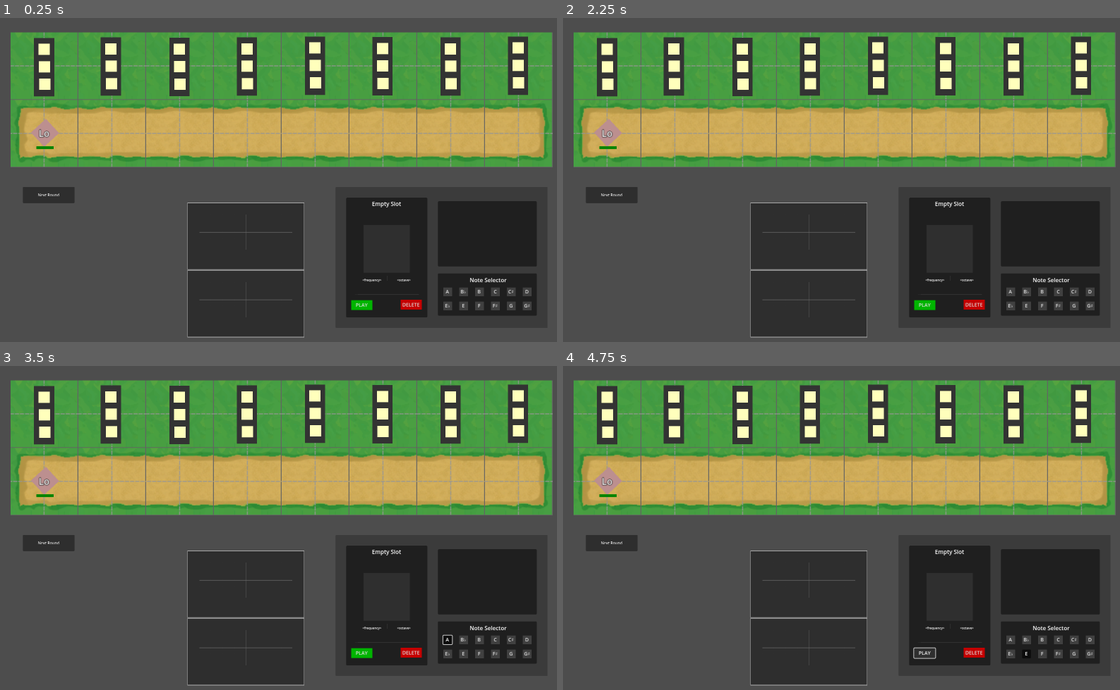
Above: before the commit, frames 1-4 (two rows, left to right).
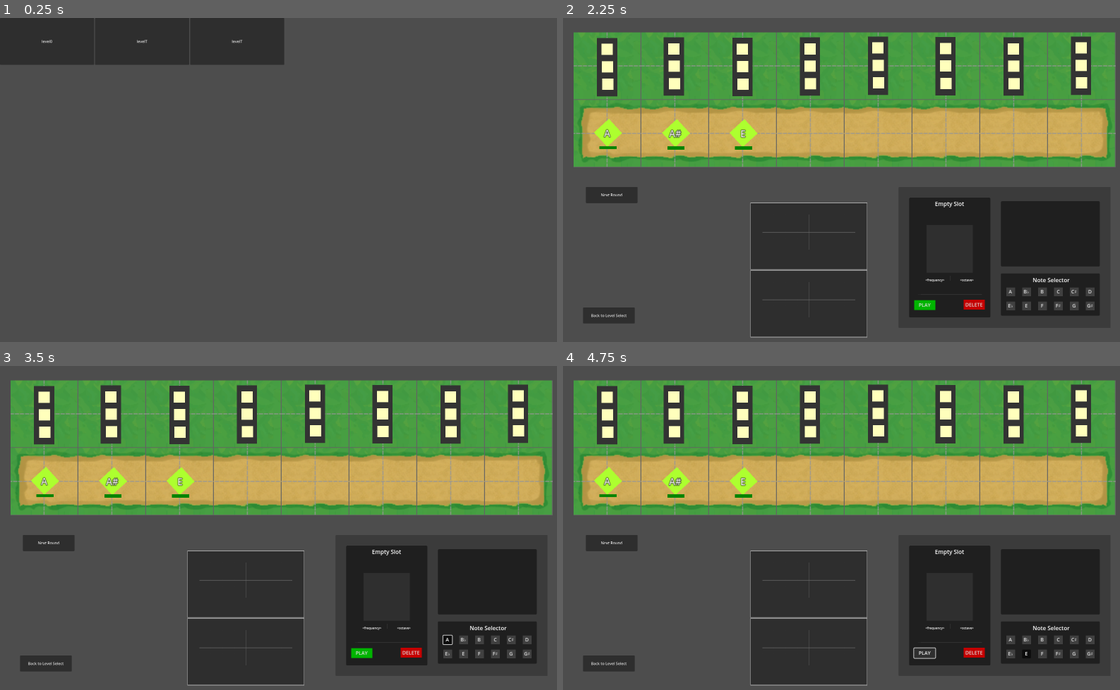
Above: after the commit, the same moments.

Repository: levyy7/Phantom-Frequencies
Game: Godot game, scene res://main_scene.tscn
The game is run twice, just before and just after one commit, with the same random seed, the same clock (stepped at 60 frames per second) and the same inputs.
Inputs (mouse positions are in pixels of both pictures, inside the frame that each line leads up to):
- Up to frame 1 (0.25 s): no input
- Up to frame 2 (2.25 s): click (607, 40) at 0.5 s, where only the run after the commit has a clickable "level0"; click (607, 316) at 1.25 s, where only the run after the commit has a clickable "Back to Level Select"; click (707, 40) at 2 s, where only the run after the commit has a clickable "levelT"
- Up to frame 3 (3.5 s): click "A" at 2.75 s
- Up to frame 4 (4.75 s): click "E" at 3.5 s; click "PLAY" at 4.25 s

The runs differ from the first frame. In frame 1, 62% of the frame differs, in the area x 0-100%, y 0-99%; in frame 2, 1.1%; in frame 3, 1.1%; in frame 4, 1.1%.
Error in both runs: Assertion failed. (res://ui/tower_ui.gd:94)

Commit message:
level selection and game over

Diff:
--- /dev/null
+++ b/global.gd
@@ -0,0 +1,11 @@
+extends Node
+
+var level0 = Level.create_level("level0","introduces pitches",8,["Hi","Lo","Lo"],["Hi","Lo->Hi->Hi","Lo->Lo->Hi","Lo->Hi->Hi","Lo->Lo->Hi"])
+var levelTest = Level.create_level("levelT","",8,["A","A#","E"],["Hi","Oc->Hi->Hi","Lo->Lo->Hi","Lo->Hi->Hi","Lo->Lo->Hi"])
+var levelTest2 = Level.create_level("levelT","",8,["Lo"],["Hi","Lo->Hi","Hi->Lo->Lo","A","A->E","A->C","A->C->E","I3","I7","I3->C->Hi"])
+
+var levels = [level0,levelTest,levelTest2]
+
+var currentLevel = null
+var lives = 3
+var win = false
--- /dev/null
+++ b/level/level_select.gd
@@ -0,0 +1,28 @@
+extends GridContainer
+
+var main_scene_path = "res://main_scene.tscn"
+# Called when the node enters the scene tree for the first time.
+func _ready() -> void:
+	var y_offset = 0
+	for level in Global.levels:
+		var button = Button.new()
+		button.text = level.name
+		button.name = level.name
+		button.custom_minimum_size = Vector2(400, 200)
+
+		button.connect("pressed", Callable(self, "_on_button_pressed").bind(level))
+		add_child(button)
+
+# Callback for button press
+func _on_button_pressed(level):
+	print("Button pressed for item: %s" % level)
+	var main_scene = load(main_scene_path)
+	Global.currentLevel=level
+	get_tree().change_scene_to_packed(main_scene)
+
+
+
+
+# Called every frame. 'delta' is the elapsed time since the previous frame.
+func _process(delta: float) -> void:
+	pass
--- /dev/null
+++ b/level/level_select.tscn
@@ -0,0 +1,14 @@
+[gd_scene load_steps=2 format=3 uid="uid://h6oksfxm55ja"]
+
+[ext_resource type="Script" path="res://level/level_select.gd" id="1_6pv3j"]
+
+[node name="Control" type="GridContainer"]
+custom_minimum_size = Vector2(200, 200)
+anchors_preset = 15
+anchor_right = 1.0
+anchor_bottom = 1.0
+grow_horizontal = 2
+grow_vertical = 2
+size_flags_horizontal = 4
+columns = 3
+script = ExtResource("1_6pv3j")
--- a/main_scene.gd
+++ b/main_scene.gd
@@ -3,16 +3,11 @@
 
 var is_paused: bool = true
 var upcomingGhosts = []
-var level0 = Level.create_level("level0","introduces pitches",8,["Hi","Lo","Lo"],["Hi","Lo->Hi->Hi","Lo->Lo->Hi","Lo->Hi->Hi","Lo->Lo->Hi"])
-var levelTest = Level.create_level("levelT","",8,["A","A#","E"],["Hi","Oc->Hi->Hi","Lo->Lo->Hi","Lo->Hi->Hi","Lo->Lo->Hi"])
-var levelTest2 = Level.create_level("levelT","",8,["Lo"],["Hi","Lo->Hi","Hi->Lo->Lo","A","A->E","A->C","A->C->E","I3","I7","I3->C->Hi"])
 
-
-var levels = [level0,levelTest2]
 func init_level(level):
 	var initalGhosts = level.getInitialGhosts()
 	upcomingGhosts = level.getUpcomingGhosts()
-
+	Global.lives = 3
 	$Map/TileManager.fill_with_enemies(initalGhosts)
 	popNextGhost()
 
@@ -35,6 +30,7 @@
 
 	tile_manager.end_turn()
 	popNextGhost()
+	checkWinLoseCriteria()
 
 	await tile_manager.turn_finished
 	print("Turn finished")
@@ -42,15 +38,28 @@
 	next_round_button.disabled = false
 	next_round_button.text = "Next Round"
 
+func checkWinLoseCriteria():
+	var enemyCount = $Map/TileManager.enemyCount()
+	print(enemyCount)
+	if(Global.lives<1):
+		print("lose")
+		Global.win = false
+		get_tree().change_scene_to_file("res://ui/game_over.tscn")
+	if(len(upcomingGhosts)==0 and enemyCount==0):
+		Global.win = true
+		get_tree().change_scene_to_file("res://ui/game_over.tscn")
+		print("win")
 
 func _ready() -> void:
 	# TODO: make better default enemies
 	setup_ui_connections()
-	init_level(levels[1])
+	if(Global.currentLevel):
+		init_level(Global.currentLevel)
+	else:
+		get_tree().change_scene_to_file("res://level/level_select.tscn")
 
 func setup_ui_connections() -> void:
 	var slots = get_tree().get_nodes_in_group("tower_slot")
-
 	print("Enter setup UI")
 	for slot in slots:
 		print("Cycle slot")
@@ -64,3 +73,6 @@
 
 func _on_next_round_button_pressed() -> void:
 	play_one_round()
+
+func _on_back_button_pressed() -> void:
+	get_tree().change_scene_to_file("res://level/level_select.tscn")
--- a/main_scene.tscn
+++ b/main_scene.tscn
@@ -14,6 +14,15 @@
 offset_right = 2344.0
 offset_bottom = 1339.0
 border_width = 4.0
+
+[node name="BackButton" type="Button" parent="UI frame"]
+process_mode = 3
+layout_mode = 0
+offset_left = 35.0
+offset_top = 533.0
+offset_right = 255.0
+offset_bottom = 601.0
+text = "Back to Level Select"
 
 [node name="NextRoundButton" type="Button" parent="UI frame"]
 process_mode = 3
@@ -47,5 +56,7 @@
 position = Vector2(45, 62)
 scale = Vector2(1.2, 1.2)
 
+[connection signal="pressed" from="UI frame/BackButton" to="." method="_on_back_button_pressed"]
+[connection signal="toggled" from="UI frame/BackButton" to="." method="_on_back_button_toggled"]
 [connection signal="pressed" from="UI frame/NextRoundButton" to="." method="_on_next_round_button_pressed"]
 [connection signal="toggled" from="UI frame/NextRoundButton" to="." method="_on_next_round_button_toggled"]
--- a/map/tile_manager.gd
+++ b/map/tile_manager.gd
@@ -119,6 +119,13 @@
 	for i in range(min(pathTiles.size(), enemyList.size())):
 		pathTiles[i].add_enemy(enemyList[i])
 
+func enemyCount():
+	var count = 0
+	for tile in pathTiles:
+		if tile.get_enemy():
+			count+=1
+	return count
 func enemy_reached(enemy):
 	print("Enemy has reached base")
+	Global.lives-=1
 	enemy.queue_free()
--- a/project.godot
+++ b/project.godot
@@ -15,6 +15,10 @@
 config/features=PackedStringArray("4.3", "Forward Plus")
 config/icon="res://icon.svg"
 
+[autoload]
+
+Global="*res://global.gd"
+
 [display]
 
 window/size/viewport_width=2400
--- /dev/null
+++ b/ui/game_over.gd
@@ -0,0 +1,38 @@
+extends CanvasLayer
+
+@onready var title = $PanelContainer/MarginContainer/VBoxContainer/Label
+@onready var restartButton = $PanelContainer/MarginContainer/VBoxContainer/HBoxContainer/RestartButton
+
+func _ready() -> void:
+	set_title(Global.win)
+
+func set_title(win: bool):
+
+	if win:
+		title.text = "YOU WIN!"
+		restartButton.text = "Next Level"
+		title.modulate = Color.GREEN
+	else:
+		title.text = "YOU LOSE!"
+		restartButton.text = "Restart"
+		title.modulate = Color.RED
+
+
+func _on_RestartButton_pressed() -> void:
+	if(Global.win):
+		#next level
+		var i = Global.levels.find(Global.currentLevel,0)
+		if(i<len(Global.levels)-1):
+			Global.currentLevel=Global.levels[i+1]
+			get_tree().change_scene_to_file("res://main_scene.tscn")
+		else:
+			get_tree().change_scene_to_file("res://level/level_select.tscn")
+
+	else:
+		get_tree().change_scene_to_file("res://main_scene.tscn")
+
+
+
+
+func _on_LevelSelectButton_pressed() -> void:
+	get_tree().change_scene_to_file("res://level/level_select.tscn")
--- /dev/null
+++ b/ui/game_over.tscn
@@ -0,0 +1,56 @@
+[gd_scene load_steps=4 format=3 uid="uid://dgd1lhm8bk8gn"]
+
+[ext_resource type="Script" path="res://ui/game_over.gd" id="1_1yss2"]
+
+[sub_resource type="LabelSettings" id="LabelSettings_i6xvs"]
+font_size = 200
+
+[sub_resource type="Theme" id="Theme_5vro2"]
+default_font_size = 100
+
+[node name="Game_over" type="CanvasLayer"]
+script = ExtResource("1_1yss2")
+
+[node name="PanelContainer" type="PanelContainer" parent="."]
+offset_right = 2388.0
+offset_bottom = 1400.0
+
+[node name="MarginContainer" type="MarginContainer" parent="PanelContainer"]
+layout_mode = 2
+
+[node name="VBoxContainer" type="VBoxContainer" parent="PanelContainer/MarginContainer"]
+layout_mode = 2
+size_flags_vertical = 4
+
+[node name="Label" type="Label" parent="PanelContainer/MarginContainer/VBoxContainer"]
+layout_mode = 2
+text = "You win!"
+label_settings = SubResource("LabelSettings_i6xvs")
+horizontal_alignment = 1
+
+[node name="Container" type="Control" parent="PanelContainer/MarginContainer/VBoxContainer"]
+custom_minimum_size = Vector2(0, 150)
+layout_mode = 2
+
+[node name="HBoxContainer" type="HBoxContainer" parent="PanelContainer/MarginContainer/VBoxContainer"]
+layout_mode = 2
+alignment = 1
+
+[node name="RestartButton" type="Button" parent="PanelContainer/MarginContainer/VBoxContainer/HBoxContainer"]
+custom_minimum_size = Vector2(800, 400)
+layout_mode = 2
+theme = SubResource("Theme_5vro2")
+text = "Restart"
+
+[node name="Container" type="Control" parent="PanelContainer/MarginContainer/VBoxContainer/HBoxContainer"]
+custom_minimum_size = Vector2(100, 0)
+layout_mode = 2
+
+[node name="LevelSelectButton" type="Button" parent="PanelContainer/MarginContainer/VBoxContainer/HBoxContainer"]
+custom_minimum_size = Vector2(800, 400)
+layout_mode = 2
+theme = SubResource("Theme_5vro2")
+text = "Level Select"
+
+[connection signal="pressed" from="PanelContainer/MarginContainer/VBoxContainer/HBoxContainer/RestartButton" to="." method="_on_RestartButton_pressed"]
+[connection signal="pressed" from="PanelContainer/MarginContainer/VBoxContainer/HBoxContainer/LevelSelectButton" to="." method="_on_LevelSelectButton_pressed"]
